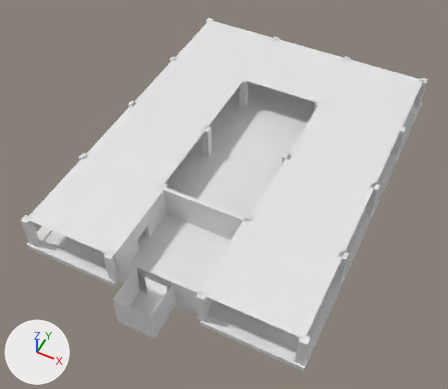
Renders of the FBX model Assets/Models/spatialfree/building.fbx from each side of a commit.
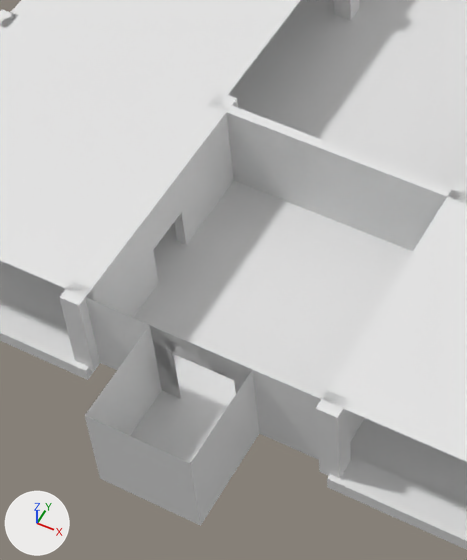
Old and new are each drawn whole from a 50 mm camera at (10.3, -12.35, 26.09) aimed at (-0.22, 8.68, -0.2) and again close up on the part from 18% to 56% of the width and 38% to 90% of the height. Lighting does not change. The marker at lower left points along +X, +Y and +Z. Where no turn or scale is listed for an object, it has been applied to the vertices.

Objects in the first close-up: 'Elevator', 'Floor'.
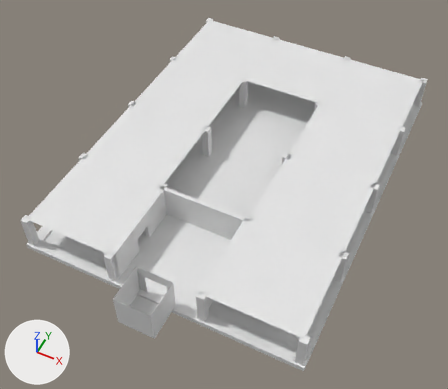
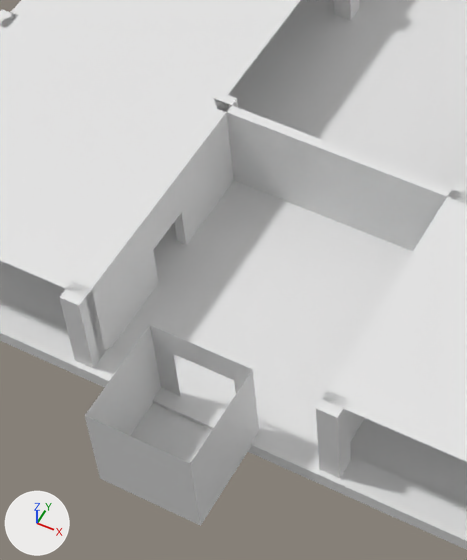
Location of each change, [x1, y1, x2, y2] in pixels of the close-ups (467 x 560 px; the box of a moved part takes in the faces that stretch with it):
part 1 of me_cube_001, moved or reshaped: [209, 92, 467, 204] in both
part 2 of me_cube_001, moved or reshaped: before [0, 297, 467, 550]; after [0, 300, 467, 550]

The change, as a list of edits to the scene's bpy script:
```text
Change me_cube_001:
    used by ob_floor; location = (0.0, 0.0, 0.0)
    remove me_cube_001.from_pydata(...)  # 244 vertices, 176 faces; spans x -7.8..7.8, y 0.7..21.3, z -0.2..2.0
    add me_cube_001.from_pydata(...)  # 234 vertices, 173 faces; spans x -7.8..7.8, y 0.7..21.3, z -0.2..2.0
    me_cube_001 part 1
    4 vertices are removed from x -2.3..2.3, y 5.8, z 0.0..2.0
    8 faces are deleted
    8 new faces join them
    me_cube_001 part 2
    10 vertices are removed from x -2.4..2.5, y 0.7..1.3, z -0.2..1.4
    11 faces are deleted
    4 vertices are added at (0.0, 0.7, -0.2), (0.0, 1.3, -0.2), (0.0, 0.7, 0.1), (0.0, 1.3, 0.1)
    8 new faces join them
```
